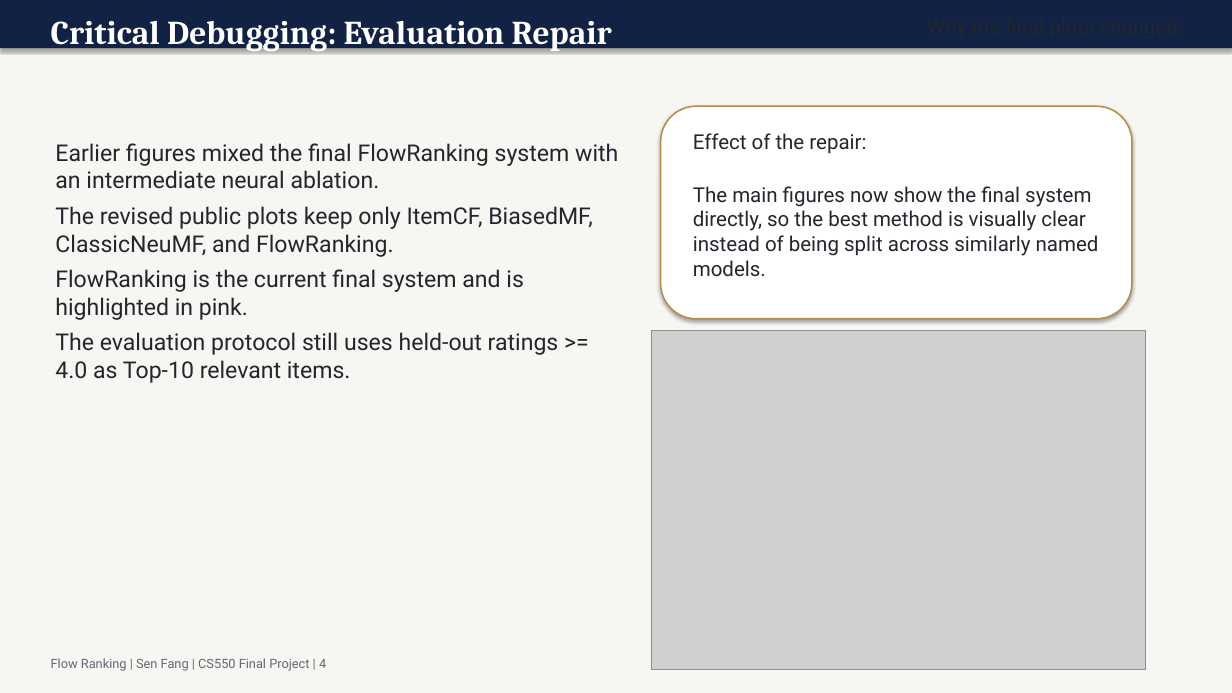
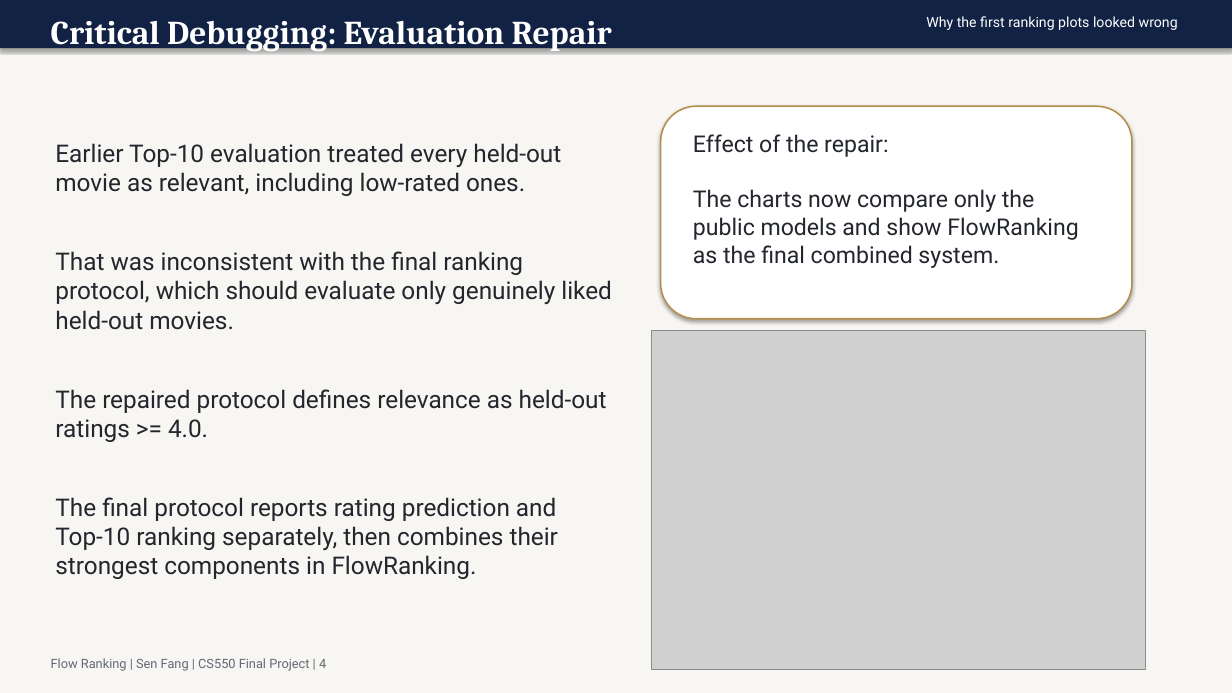
Before and after one commit to FangSen9000/FlowRanking, a slide deck: slide 4 of assets/flow_ranking_slides.pptx. Drawn at 1232x693 pixels with LibreOffice and Linux fonts; fonts in the diff are those of the drawing; grey boxes stand for pictures. Boxes give left, top, right and bottom in pixels: in the first picture for what was removed or moved away, otherwise in the second. Text is boxed around its words. In the diff, an @@ line names an element or a change of style, - is before the commit and + after.

```diff
--- a/assets/flow_ranking_slides.pptx
+++ b/assets/flow_ranking_slides.pptx
@@ text added at (x1=926, y1=16, x2=1178, y2=30), 11 pt, text #FFFFFF @@
+Why the first ranking plots looked wrong
@@ text at (x1=55, y1=143, x2=612, y2=550): text changed; size 18 to 19 pt @@
-Earlier figures mixed the final FlowRanking system with an intermediate neural ablation.
-The revised public plots keep only ItemCF, BiasedMF, ClassicNeuMF, and FlowRanking.
-FlowRanking is the current final system and is highlighted in pink.
-The evaluation protocol still uses held-out ratings >= 4.0 as Top-10 relevant items.
+Earlier Top-10 evaluation treated every held-out movie as relevant, including low-rated ones.
+That was inconsistent with the final ranking protocol, which should evaluate only genuinely liked held-out movies.
+The repaired protocol defines relevance as held-out ratings >= 4.0.
+The final protocol reports rating prediction and Top-10 ranking separately, then combines their strongest components in FlowRanking.
@@ text at (x1=693, y1=134, x2=1078, y2=268): text changed; size 16 to 18 pt @@
-Effect of the repair:
-The main figures now show the final system directly, so the best method is visually clear instead of being split across similarly named models.
+Effect of the repair:
+The charts now compare only the public models and show FlowRanking as the final combined system.
```
Also in this commit, not shown: 6 other slides changed, 2 other files.
